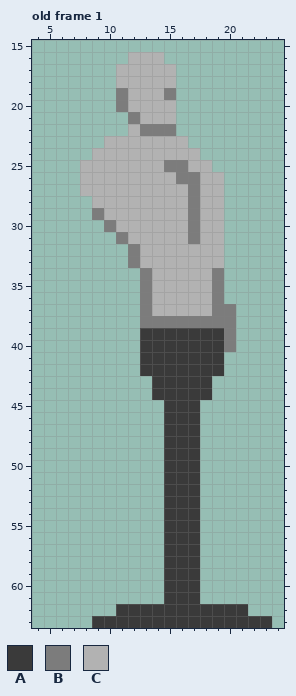
Pixel-art file, stored at assets/characters/iso_dummy.aseprite. Above is the file before it was changed.
32x64 pixels, 1 frame. Shown: old frame 1: x 4..24, y 15..63. The commit also changed other frames, which this record leaves out.
Visible layers, top first: "Layer 3", "Layer 1", "Layer 2".
Palette (. is transparent): A #3a3a3a  B #7c7c7c  C #b2b2b2
Pixels before, old frame 1, first column x 8:
16 ....CCC.........
17 ...CCCCC........
18 ...CCCCC........
19 ...BCCCB........
20 ...BCCCC........
21 ....BCCC........
22 ....CBBB........
23 ..CCCCCCC.......
24 .CCCCCCCCC......
25 CCCCCCCBBCC.....
26 CCCCCCCCBBCC....
27 CCCCCCCCCBCC....
28 .CCCCCCCCBCC....
29 .BCCCCCCCBCC....
30 ..BCCCCCCBCC....
31 ...BCCCCCBCC....
32 ....BCCCCCCC....
33 ....BCCCCCCC....
34 .....BCCCCCB....
35 .....BCCCCCB....
36 .....BCCCCCB....
37 .....BCCCCCBB...
38 .....BBBBBBBB...
39 .....AAAAAAAB...
40 .....AAAAAAAB...
41 .....AAAAAAA....
42 .....AAAAAAA....
43 ......AAAAA.....
44 ......AAAAA.....
45 .......AAA......
46 .......AAA......
47 .......AAA......
48 .......AAA......
49 .......AAA......
50 .......AAA......
51 .......AAA......
52 .......AAA......
53 .......AAA......
54 .......AAA......
55 .......AAA......
56 .......AAA......
57 .......AAA......
58 .......AAA......
59 .......AAA......
60 .......AAA......
61 .......AAA......
62 ...AAAAAAAAAAA..
63 .AAAAAAAAAAAAAAA
Now the later version:
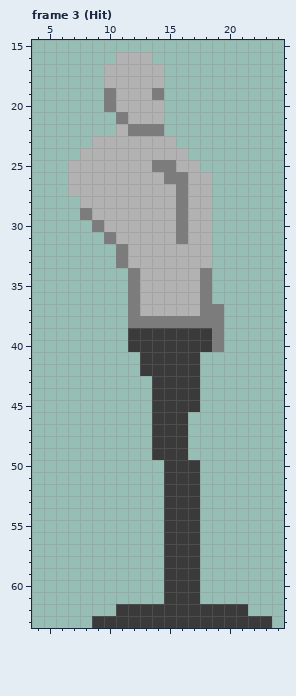
A new or re-ordered frame is compared with the old frame closest to it.
Difference:
frames 1 -> 5
Changed rows in their new state; - is an unchanged pixel.
Frame 3 (Hit) is new; against old frame 1, layers "Layer 3", "Layer 1", "Layer 2":
first column x 7:
16 ----C--.------
17 ---C----.-----
18 ---C----.-----
19 ---BC--B.-----
20 ---BC---.-----
21 ----BC--.-----
22 ----CB--.-----
23 --C------.----
24 -C--------.---
25 C------B-C-.--
26 C-------B-C-.-
27 C--------BC-.-
28 -C-------BC-.-
29 -BC------BC-.-
30 --BC-----BC-.-
31 ---BC----BC-.-
32 ----BC------.-
33 ----BC------.-
34 -----BC----B.-
35 -----BC----B.-
36 -----BC----B.-
37 -----BC----B-.
38 -----B-------.
39 -----A------B.
40 -----A------B.
41 -----------..-
42 -----------..-
43 -----------.--
44 -----------.--
45 -------A------
46 -------A--.---
47 -------A--.---
48 -------A--.---
49 -------A--.---
